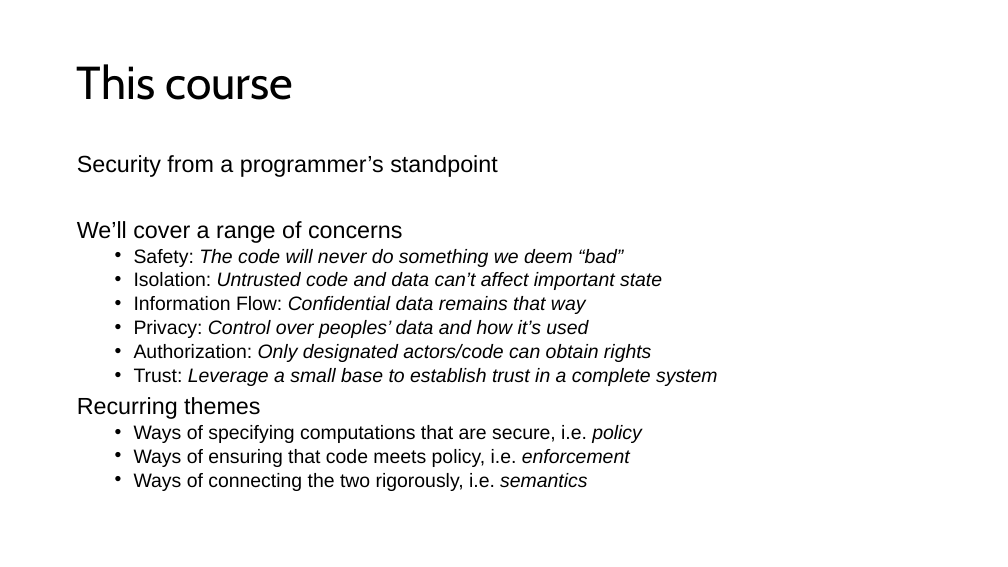
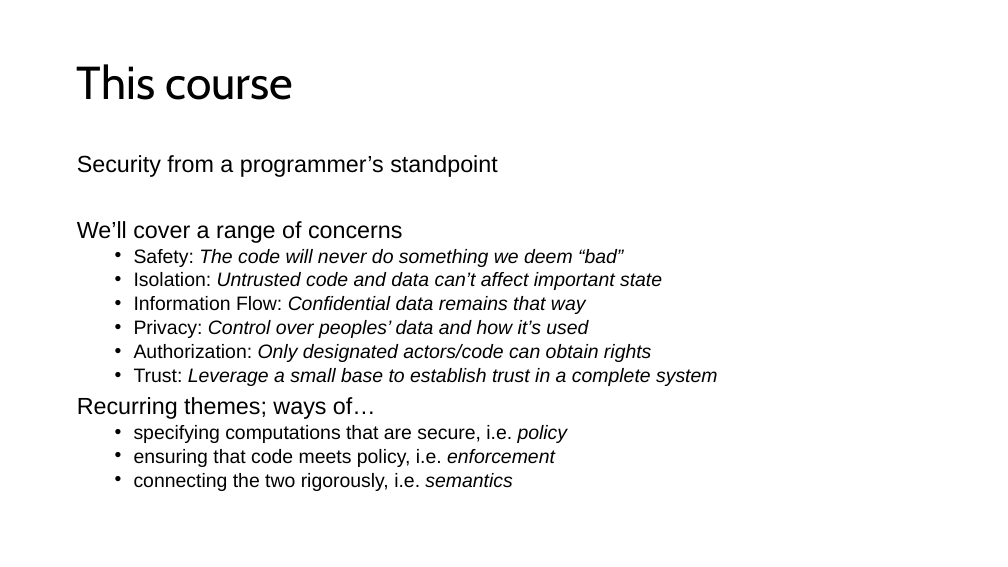
Before and after one commit to 15316-cmu/15316-cmu.github.io, a slide deck: slide 11 of 2026/lectures/01-intro.pptx. Drawn at 1008x567 pixels with LibreOffice and Linux fonts; fonts in the diff are those of the drawing. Boxes give left, top, right and bottom in pixels: in the first picture for what was removed or moved away, otherwise in the second. Text is boxed around its words. In the diff, an @@ line names an element or a change of style, - is before the commit and + after.

```diff
--- a/2026/lectures/01-intro.pptx
+++ b/2026/lectures/01-intro.pptx
@@ text at box(77, 397, 568, 491): text changed @@
-Recurring themes
-  • Ways of specifying computations that are secure, i.e. policy
-  • Ways of ensuring that code meets policy, i.e. enforcement
-  • Ways of connecting the two rigorously, i.e. semantics
+Recurring themes; ways of…
+  • specifying computations that are secure, i.e. policy
+  • ensuring that code meets policy, i.e. enforcement
+  • connecting the two rigorously, i.e. semantics
```
Also in this commit, not shown: 4 other slides changed, 1 slide added, 2 other files.
